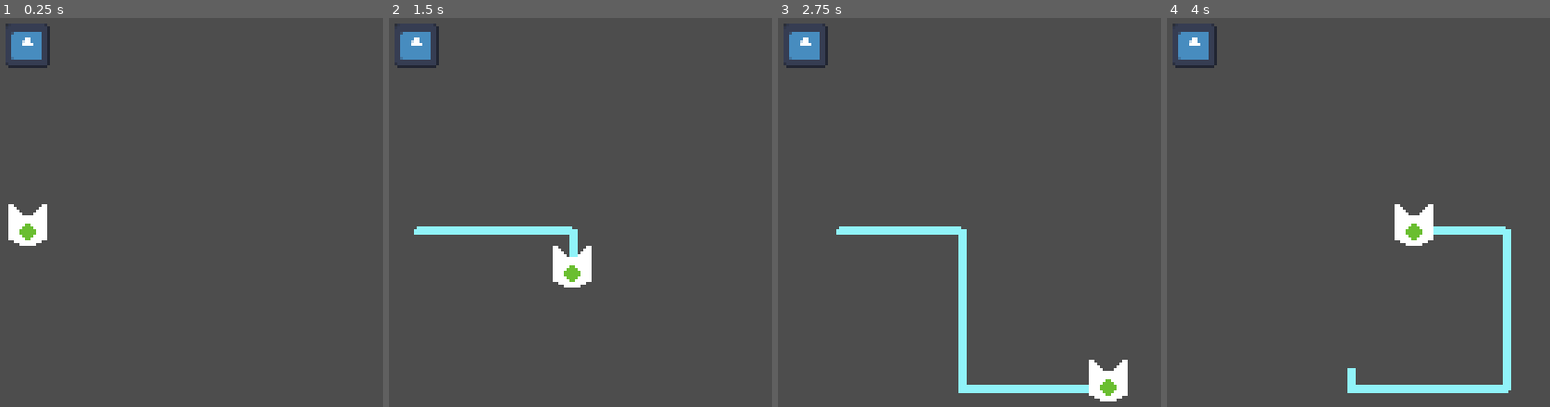
Above: before the commit, frames 1-4 (left to right).
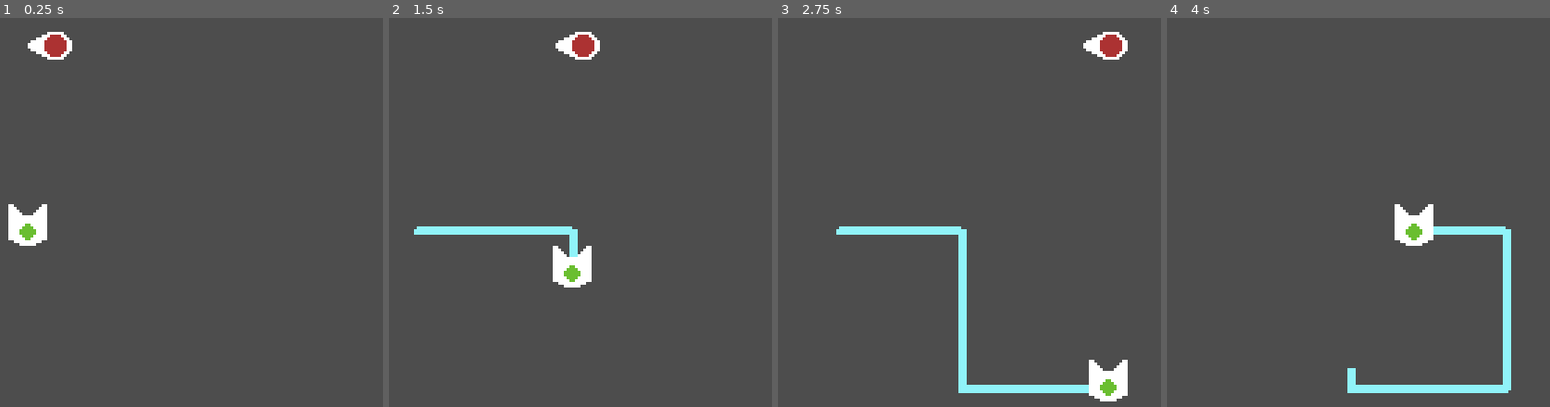
Above: after the commit, the same moments.

Repository: kennethbchen/Bullet-Wrangler-Game
Game: Godot game, scene res://Game.tscn
Same seed, same stepped clock (60 frames per second), same inputs: the game is played once before the commit and once after it. The engine's default icon, where the game draws it, is replaced by a stand-in: a white triangle on a blue panel in a dark square.
Inputs:
- Up to frame 1 (0.25 s): no input
- Up to frame 2 (1.5 s): hold D (Right) 0.53-1.28 s; hold S (Down) from 1.28 s (still down)
- Up to frame 3 (2.75 s): release S (Down) at 2.03 s; hold D (Right) from 2.03 s (still down)
- Up to frame 4 (4 s): release D (Right) at 2.78 s; hold W (Up) 2.78-3.53 s; hold A (Left) from 3.53 s (still down)

The runs differ from the first frame. In frame 1, 1.2% of the frame differs, in the area x 1-19%, y 1-13%; in frame 2, 1.3%, in the area x 1-56%, y 1-13%; in frame 3, 1.3%; in frame 4, 0.7%.

Commit message:
Implemented basic projectile movement

Diff:
--- a/Game.tscn
+++ b/Game.tscn
@@ -1,16 +1,17 @@
-[gd_scene load_steps=8 format=3 uid="uid://ie7hduoarf56"]
+[gd_scene load_steps=9 format=3 uid="uid://ie7hduoarf56"]
 
-[ext_resource type="Texture2D" uid="uid://cxwd3uqp0o3c8" path="res://icon.svg" id="1_o83d6"]
 [ext_resource type="Script" path="res://Player.gd" id="1_wdyi3"]
 [ext_resource type="Texture2D" uid="uid://bqyrcjomob3vk" path="res://Player.png" id="2_acqnw"]
 [ext_resource type="Script" path="res://LineDrawer.gd" id="2_v1nln"]
 [ext_resource type="Texture2D" uid="uid://bmws0v53bodpa" path="res://PlayerHurtbox.png" id="4_wikeh"]
+[ext_resource type="Script" path="res://Projectile.gd" id="5_fnrug"]
+[ext_resource type="Texture2D" uid="uid://dsgbymufdcx1a" path="res://Projectile.png" id="5_lr14q"]
 
 [sub_resource type="CircleShape2D" id="CircleShape2D_njttx"]
 radius = 3.0
 
 [sub_resource type="CircleShape2D" id="CircleShape2D_xthn4"]
-radius = 6.0
+radius = 4.0
 
 [node name="Game" type="Node2D"]
 
@@ -45,10 +46,12 @@
 
 [node name="Projectile" type="Area2D" parent="."]
 position = Vector2(128, 64)
+script = ExtResource("5_fnrug")
+speed = 40
 
 [node name="Sprite" type="Sprite2D" parent="Projectile"]
-scale = Vector2(0.25, 0.25)
-texture = ExtResource("1_o83d6")
+position = Vector2(-2, 0)
+texture = ExtResource("5_lr14q")
 
 [node name="CollisionShape2D" type="CollisionShape2D" parent="Projectile"]
 shape = SubResource("CircleShape2D_xthn4")
--- /dev/null
+++ b/Projectile.gd
@@ -0,0 +1,15 @@
+extends Area2D
+
+@export var speed = 20
+
+var forward_dir = transform.x
+
+# Called when the node enters the scene tree for the first time.
+func _ready():
+	pass # Replace with function body.
+
+
+# Called every frame. 'delta' is the elapsed time since the previous frame.
+func _process(delta):
+
+	position += forward_dir * speed * delta
Binary file changed: Projectile.png
